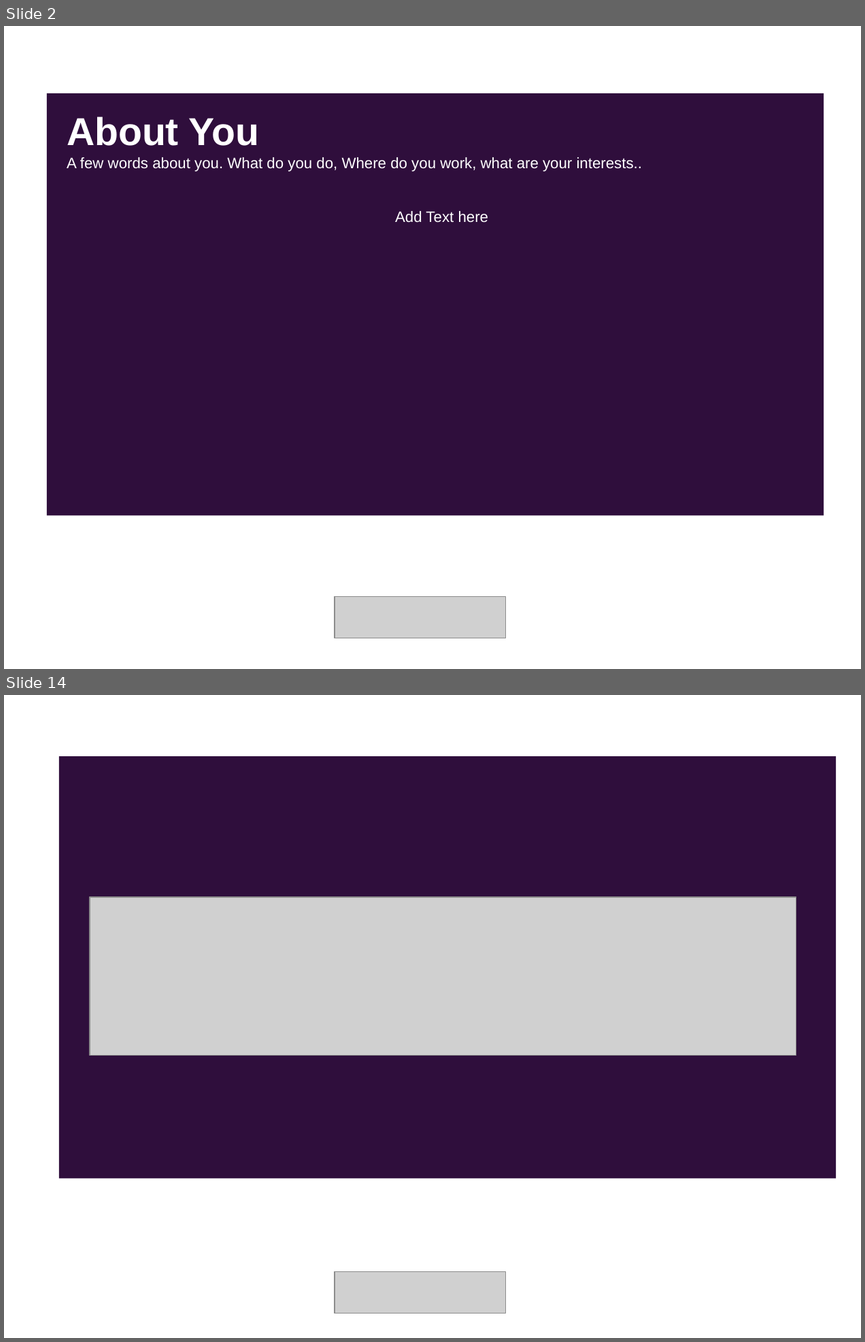
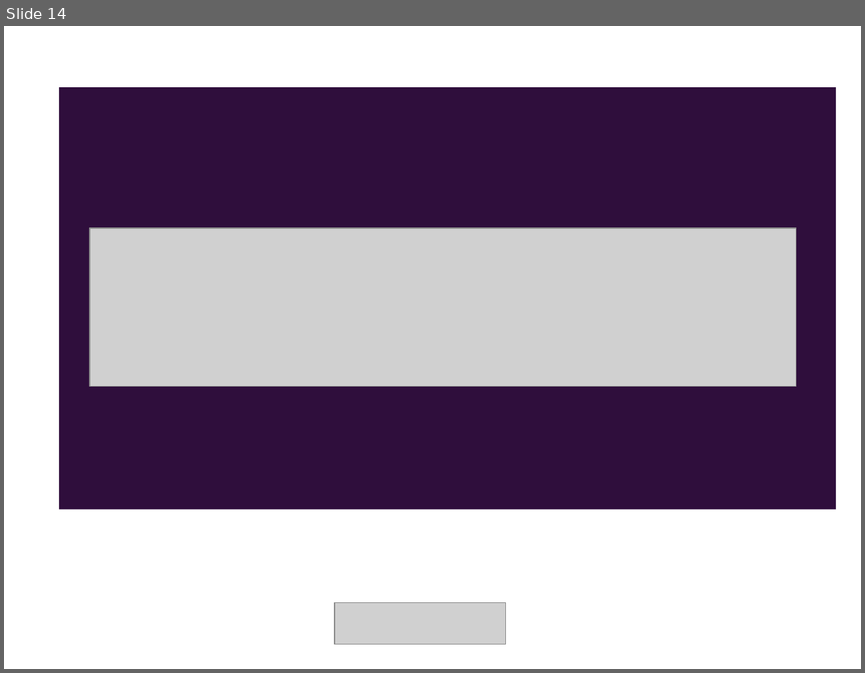
Before and after one commit to arkahome/im-ml, a slide deck: SolutionPresentation.pptx. Shown one above the other, each under a label of ours: slides 2 and 14 before the commit, slide 14 after it; the slides between them are not shown. The pictures are 865x1342 and 865x673 pixels, drawn with LibreOffice and Linux fonts; fonts in the diff are those of the drawing; grey boxes stand for pictures. Boxes give left, top, right and bottom in pixels: in the first picture for what was removed or moved away, otherwise in the second. Text is boxed around its words. In the diff, an @@ line names an element or a change of style, - is before the commit and + after.

```diff
--- a/SolutionPresentation.pptx
+++ b/SolutionPresentation.pptx
@@ slide 2 removed at (x1=4, y1=26, x2=861, y2=669), background #FFFFFF @@
@@ rectangle removed at (x1=47, y1=93, x2=823, y2=516) @@
@@ text removed at (x1=67, y1=116, x2=642, y2=172) @@
-About You
-A few words about you. What do you do, Where do you work, what are your interests..
@@ text removed at (x1=395, y1=211, x2=489, y2=223) @@
-Add Text here
@@ picture removed at (x1=334, y1=597, x2=505, y2=638) @@
```
Also in this commit, not shown: 12 slides changed, 1 slide added.
